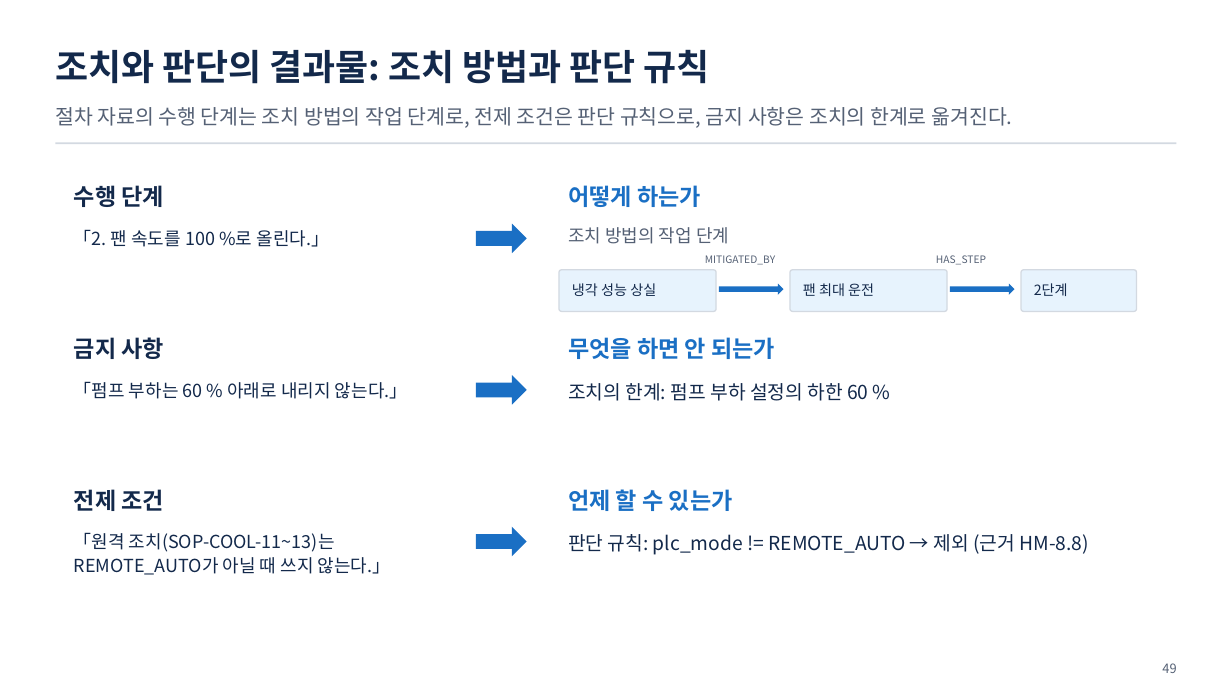
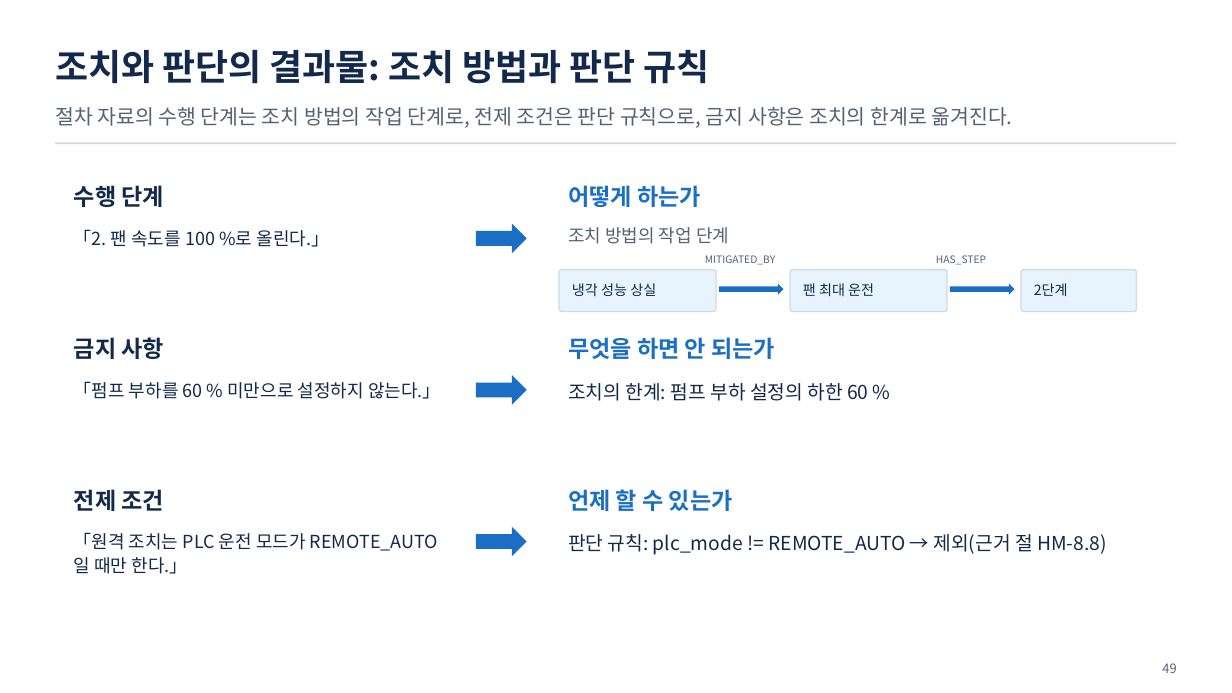
Before and after one commit to uengine-oss/hyd-iot-edu, a slide deck: slide 49 of 산출물/통합반/이론/04회차/통합반_04일차.pptx. Drawn at 1232x693 pixels with LibreOffice and Linux fonts; fonts in the diff are those of the drawing. Boxes give left, top, right and bottom in pixels: in the first picture for what was removed or moved away, otherwise in the second. Text is boxed around its words. In the diff, an @@ line names an element or a change of style, - is before the commit and + after.

```diff
--- a/산출물/통합반/이론/04회차/통합반_04일차.pptx
+++ b/산출물/통합반/이론/04회차/통합반_04일차.pptx
@@ text at box(74, 381, 441, 399): text changed @@
-「펌프 부하는 60 % 아래로 내리지 않는다.」
+「펌프 부하를 60 % 미만으로 설정하지 않는다.」
@@ text at box(74, 532, 438, 574): text changed @@
-「원격 조치(SOP-COOL-11~13)는 REMOTE_AUTO가 아닐 때 쓰지 않는다.」
+「원격 조치는 PLC 운전 모드가 REMOTE_AUTO일 때만 한다.」
@@ text at box(568, 534, 1107, 555): text changed @@
-판단 규칙: plc_mode != REMOTE_AUTO → 제외 (근거 HM-8.8)
+판단 규칙: plc_mode != REMOTE_AUTO → 제외(근거 절 HM-8.8)
```
Also in this commit, not shown: 32 other slides changed, 1 slide added, 5 other files.
